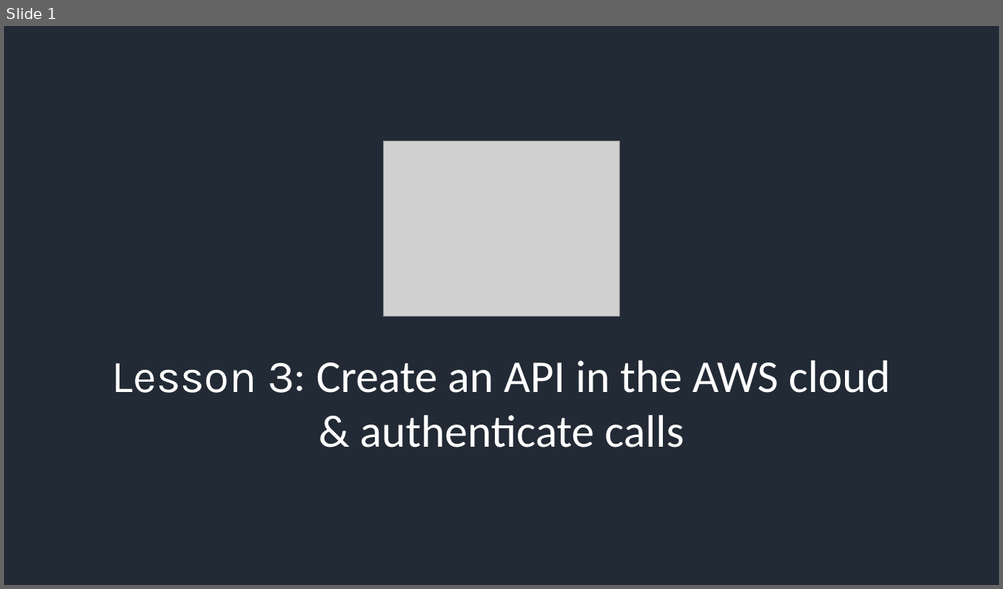
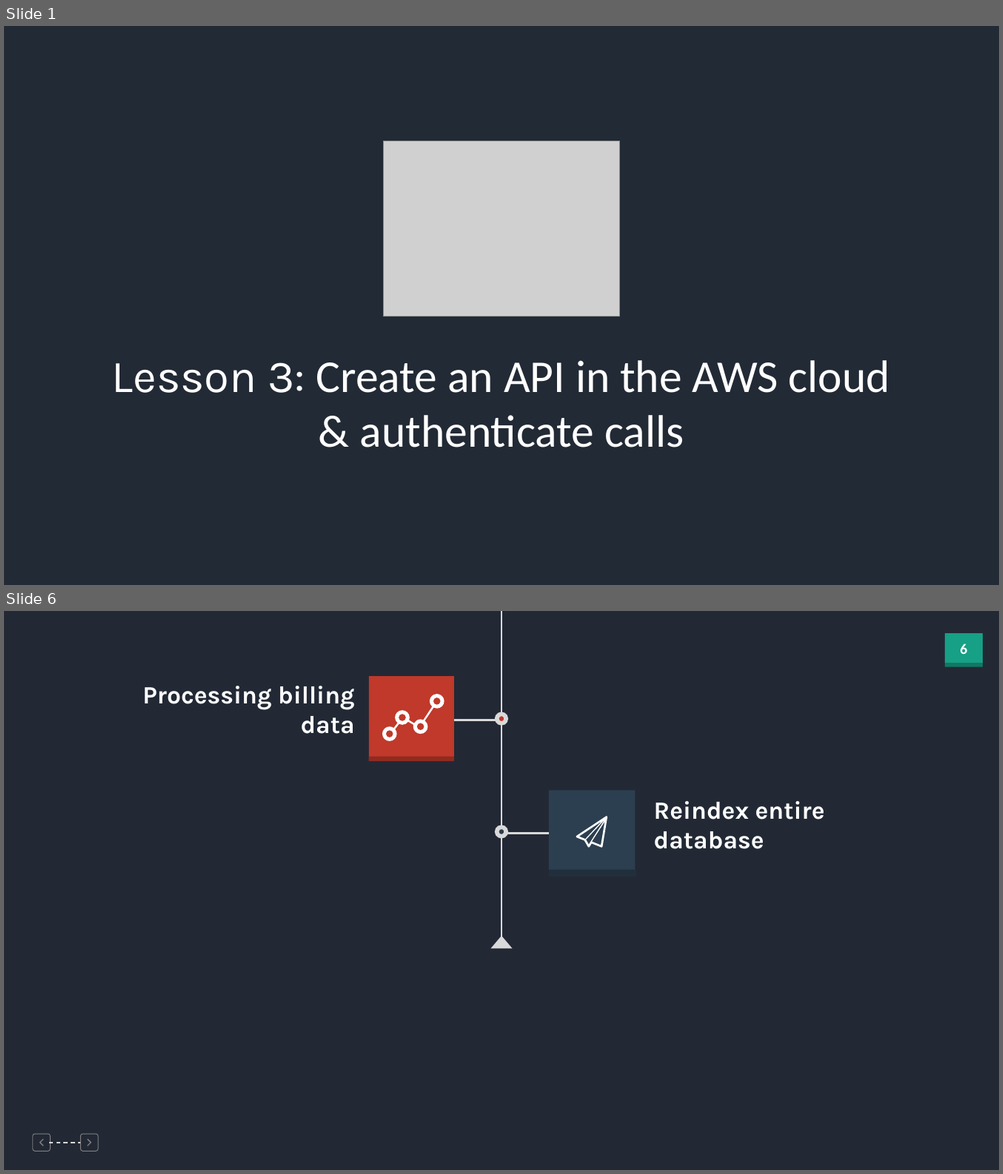
Before and after one commit to ACloudGuru/serverless-workshop, a slide deck: lesson-3/Slides.pptx. Shown one above the other, each under a label of ours: slide 1 before the commit, slides 1 and 6 after it; the slides between them are not shown. The pictures are 1003x589 and 1003x1174 pixels, drawn with LibreOffice and Linux fonts; fonts in the diff are those of the drawing; grey boxes stand for pictures; background and template pictures are left out. Boxes give left, top, right and bottom in pixels: in the first picture for what was removed or moved away, otherwise in the second. Text is boxed around its words. In the diff, an @@ line names an element or a change of style, - is before the commit and + after.

```diff
--- a/lesson-3/Slides.pptx
+++ b/lesson-3/Slides.pptx
@@ slide 6 added at <box>4,611,999,1170</box>, background #222935 @@
@@ line added from (502, 611) to (502, 713), #D9D9D9 2 pt @@
@@ rectangle added at <box>945,633,983,664</box>, fill #16A085 @@
@@ page number added at <box>959,644,967,654</box>, 14 pt, text #FFFFFF, bold @@
+6
@@ rectangle added at <box>369,676,454,761</box>, fill #C0392B @@
@@ rectangle added at <box>945,664,983,667</box>, fill #107864 @@
@@ text added at <box>142,686,355,734</box>, 24 pt, text #FFFFFF, bold @@
+Processing billing data
@@ freeform shape added at <box>382,694,444,741</box>, fill #FFFFFF @@
@@ line added from (454, 721) to (496, 721), #D9D9D9 2 pt @@
@@ ellipse added at <box>496,714,506,723</box>, fill #C0392B, outline #D9D9D9 4 pt @@
@@ line added from (502, 724) to (502, 826), #D9D9D9 2 pt @@
@@ rectangle added at <box>369,757,454,761</box>, fill #902B20 @@
@@ rectangle added at <box>549,791,634,877</box>, fill #2C3F50 @@
@@ text added at <box>654,801,825,849</box>, 24 pt, text #FFFFFF, bold @@
+Reindex entire database
@@ ellipse added at <box>496,827,506,836</box>, fill #2C3F50, outline #D9D9D9 4 pt @@
@@ freeform shape added at <box>575,816,607,848</box>, fill #FFFFFF @@
@@ line added from (502, 836) to (502, 939), #D9D9D9 2 pt @@
@@ line added from (506, 833) to (549, 833), #D9D9D9 2 pt @@
@@ rectangle added at <box>549,870,634,877</box>, fill #212F3C @@
@@ triangle added at <box>490,937,512,949</box>, fill #D9D9D9 @@
@@ freeform shape added at <box>32,1134,51,1152</box>, fill #808080 @@
@@ freeform shape added at <box>39,1139,43,1147</box>, fill #808080 @@
@@ line added from (48, 1143) to (80, 1143), #D9D9D9 1 pt dashed @@
@@ freeform shape added at <box>80,1134,99,1152</box>, fill #808080 @@
@@ freeform shape added at <box>88,1139,92,1147</box>, fill #808080 @@
```
Also in this commit, not shown: 3 slides changed, 4 other slides added, 5 slides removed, 3 other files.
